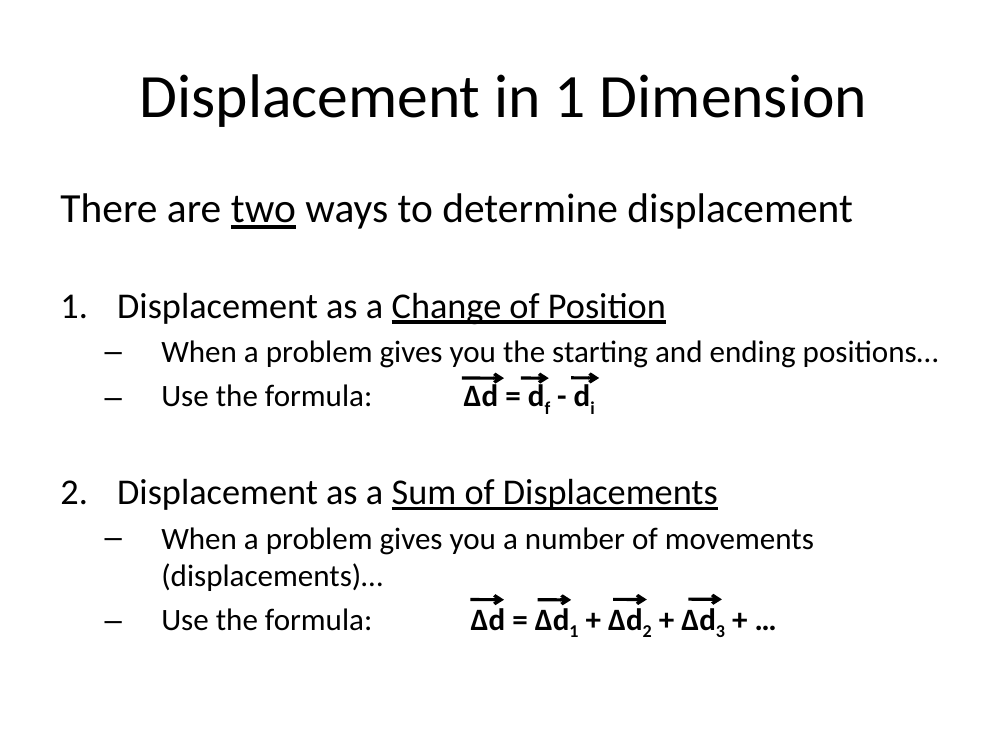
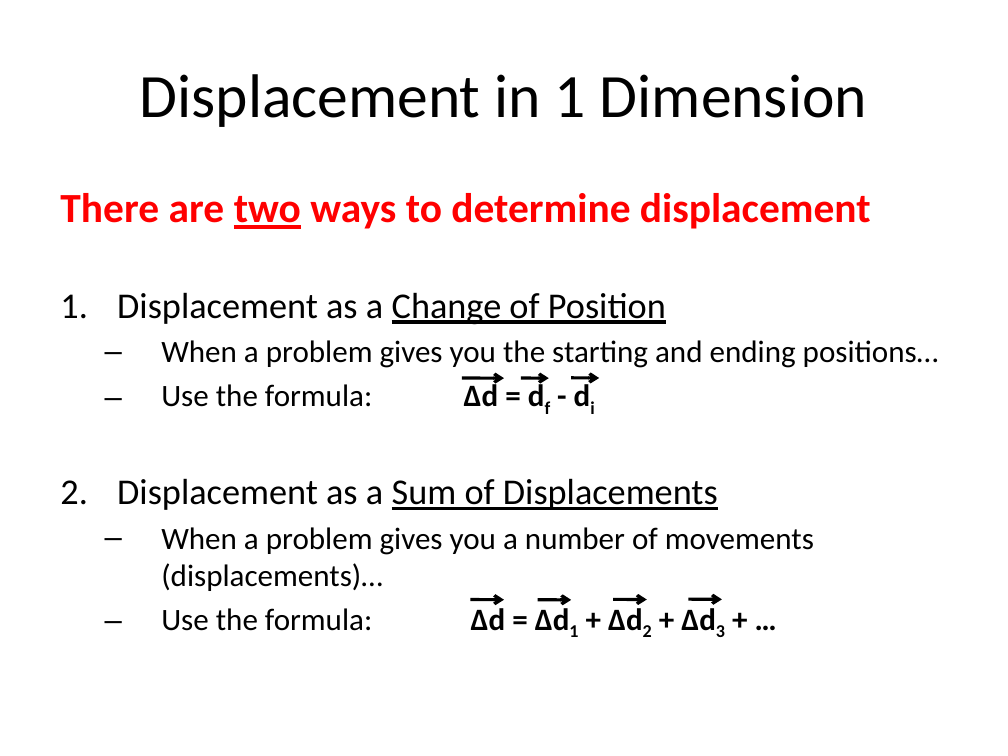
Before and after one commit to Greg5519/SPH3U0, a slide deck: slide 2 of Unit 3 Kinematics/Day03 Motion 1D/1D Motion Problems.pptx. Drawn at 1008x756 pixels with LibreOffice and Linux fonts; fonts in the diff are those of the drawing. Boxes give left, top, right and bottom in pixels: in the first picture for what was removed or moved away, otherwise in the second. Text is boxed around its words. In the diff, an @@ line names an element or a change of style, - is before the commit and + after.

```diff
--- a/Unit 3 Kinematics/Day03 Motion 1D/1D Motion Problems.pptx
+++ b/Unit 3 Kinematics/Day03 Motion 1D/1D Motion Problems.pptx
@@ text at [60, 193, 871, 229]: text colour #000000 to #FF0000, bold on in "There are two ways to determine displacement" @@
```
Also in this commit, not shown: 9 other slides changed, 1 slide added, 1 other file.
